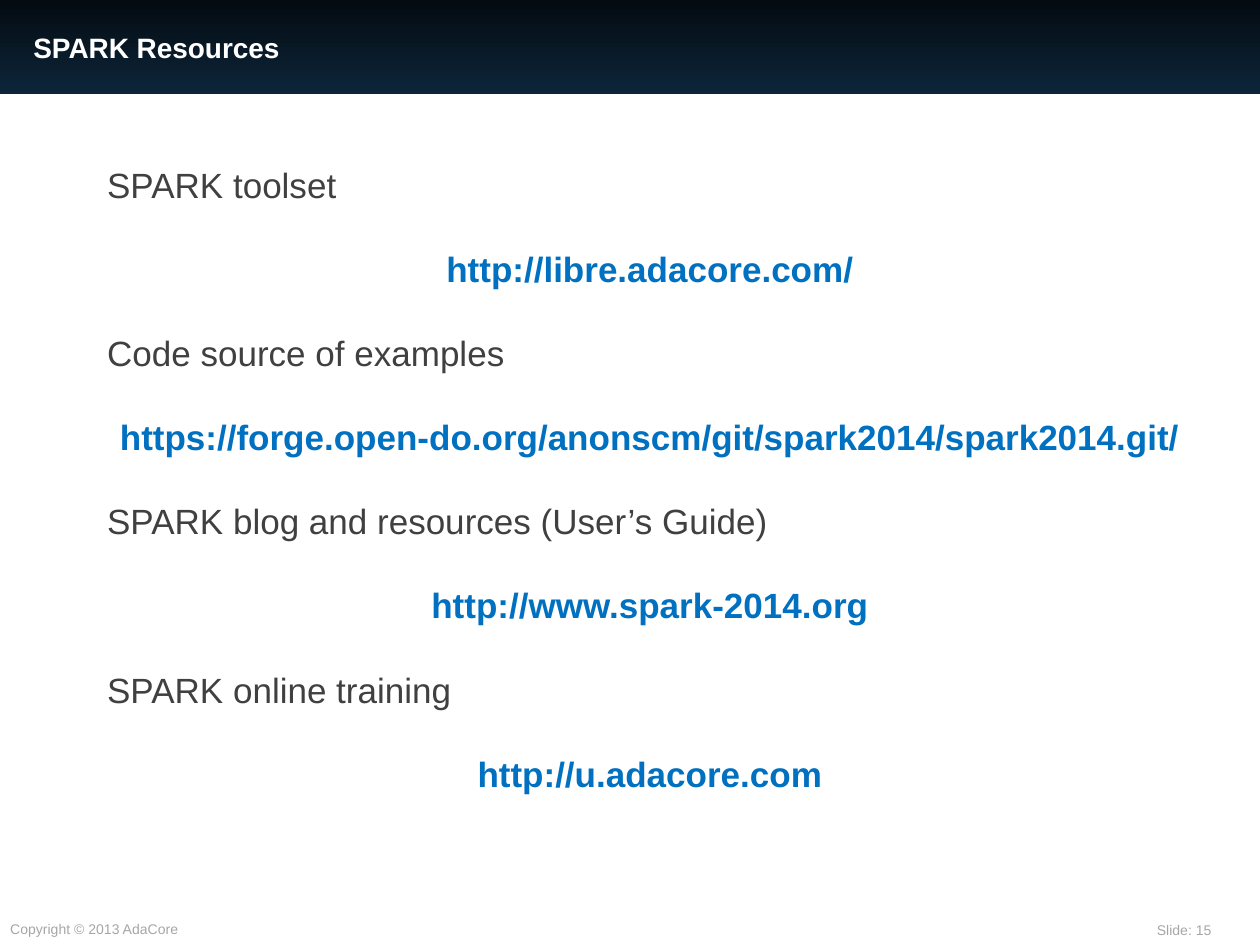
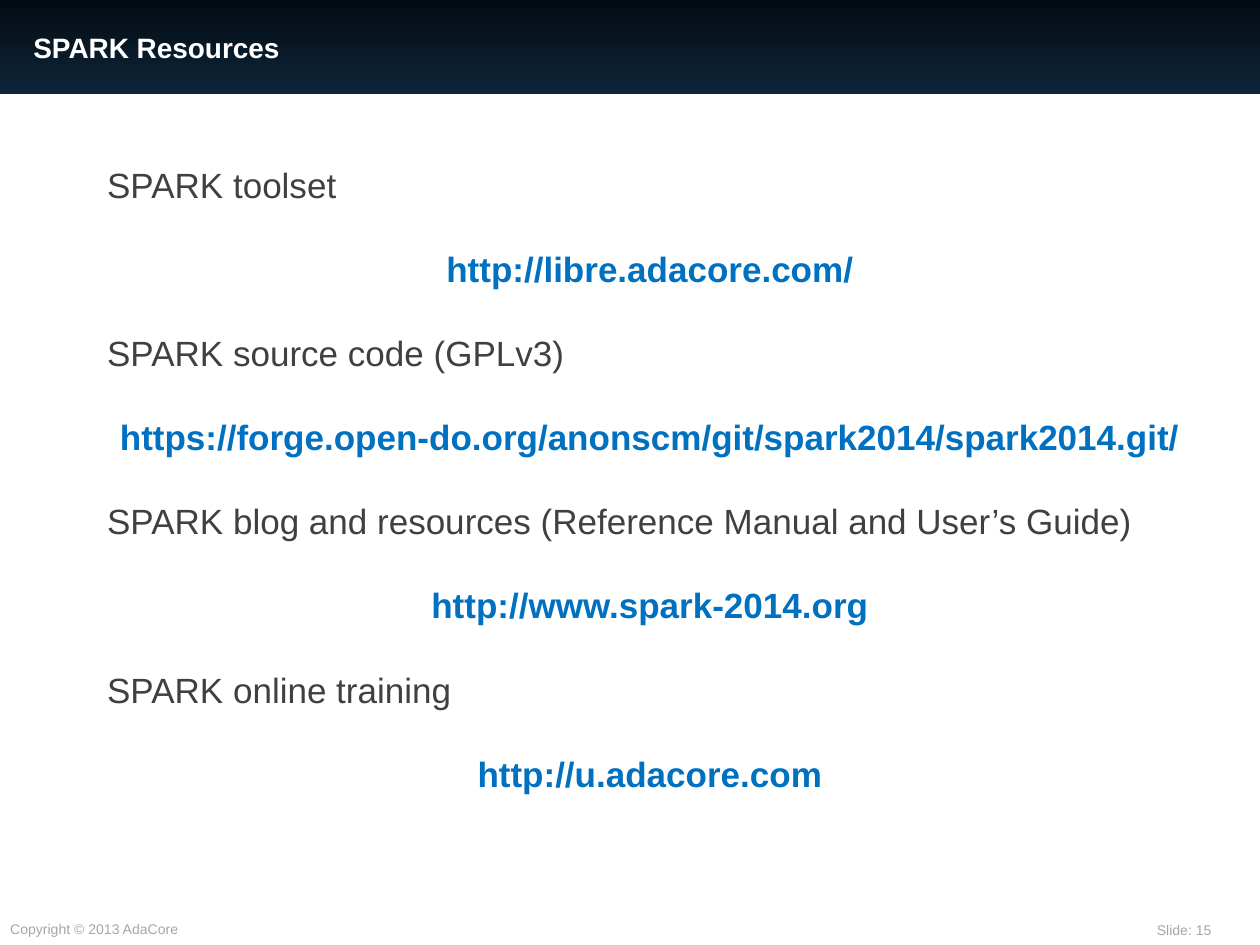
Before and after one commit to AdaCore/spark2014, a slide deck: slide 15 of slides/CP_meets_Verif_2016/SPARK.pptx. Drawn at 1260x945 pixels with LibreOffice and Linux fonts; fonts in the diff are those of the drawing. Boxes give left, top, right and bottom in pixels: in the first picture for what was removed or moved away, otherwise in the second. Text is boxed around its words. In the diff, an @@ line names an element or a change of style, - is before the commit and + after.

```diff
--- a/slides/CP_meets_Verif_2016/SPARK.pptx
+++ b/slides/CP_meets_Verif_2016/SPARK.pptx
@@ text at <box>107,340,564,373</box>: text changed @@
-Code source of examples
+SPARK source code (GPLv3)
@@ text at <box>107,508,1131,541</box>: text changed @@
-SPARK blog and resources (User’s Guide)
+SPARK blog and resources (Reference Manual and User’s Guide)
```
Also in this commit, not shown: 2 other slides changed.
